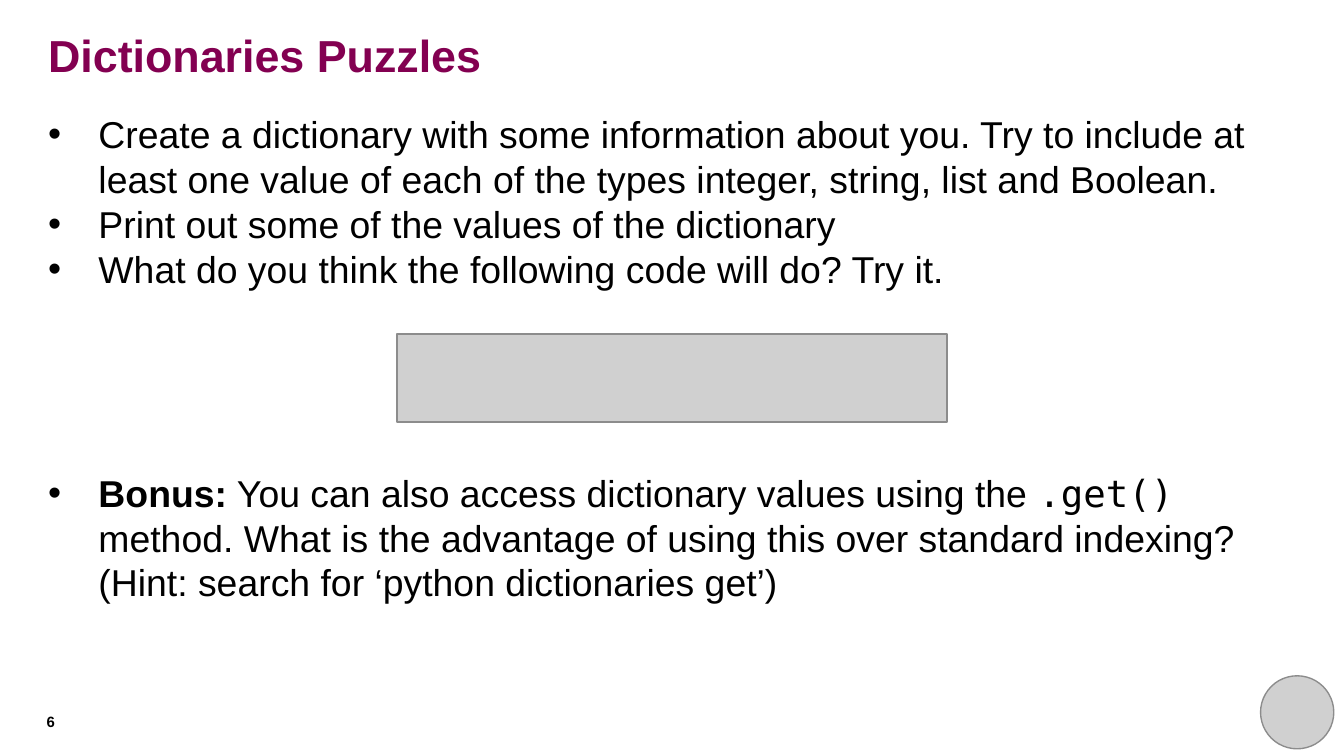
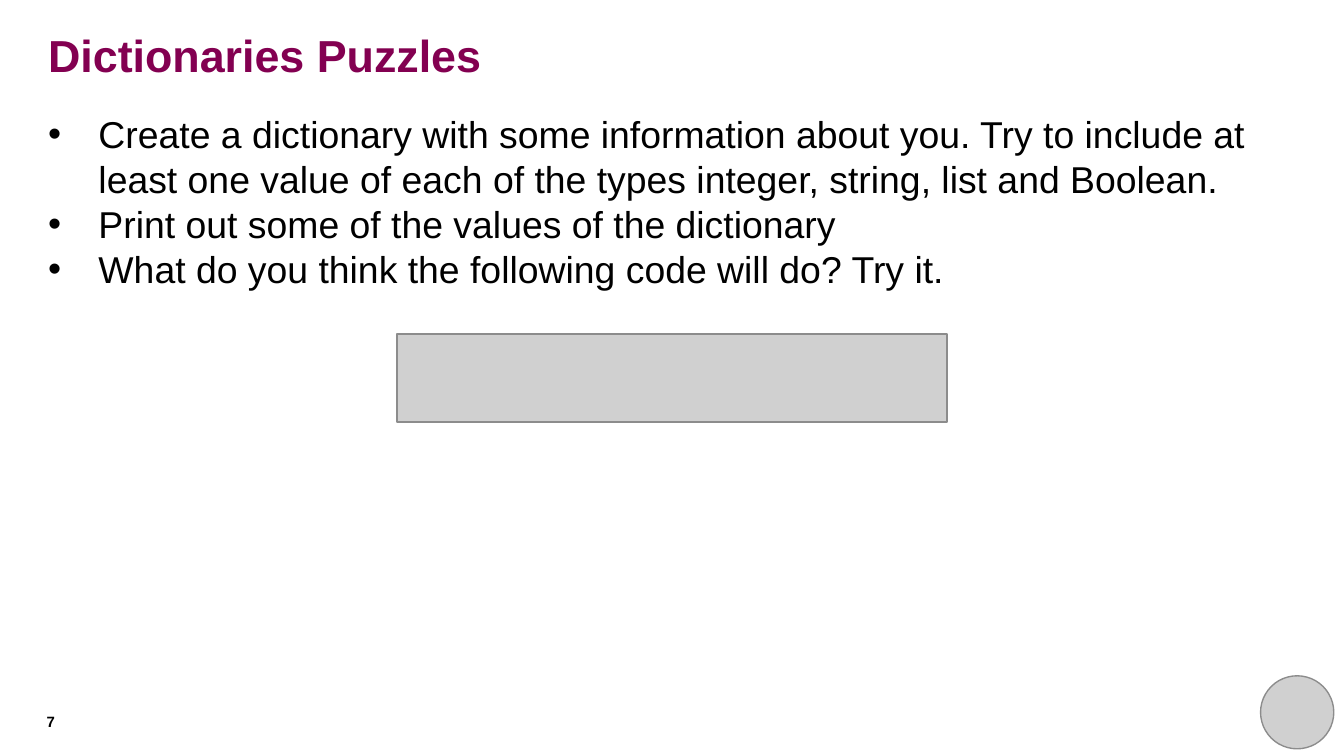
Before and after one commit to rkhetani/beginners-python, a slide deck: slide 7 of session_seven/session_seven_presentation.pptx (slide 6 before the commit). Drawn at 1344x756 pixels with LibreOffice and Linux fonts; fonts in the diff are those of the drawing; grey boxes stand for pictures. Boxes give left, top, right and bottom in pixels: in the first picture for what was removed or moved away, otherwise in the second. Text is boxed around its words. In the diff, an @@ line names an element or a change of style, - is before the commit and + after.

```diff
--- a/session_seven/session_seven_presentation.pptx
+++ b/session_seven/session_seven_presentation.pptx
@@ text at (98,478,1234,604): paragraph removed @@
-• Bonus: You can also access dictionary values using the .get() method. What is the advantage of using this over standard indexing? (Hint: search for ‘python dictionaries get’)
@@ page number at (47,716,55,727): text changed @@
-6
+7
```
Also in this commit, not shown: 6 other slides changed, 9 slides added, 6 slides removed.
